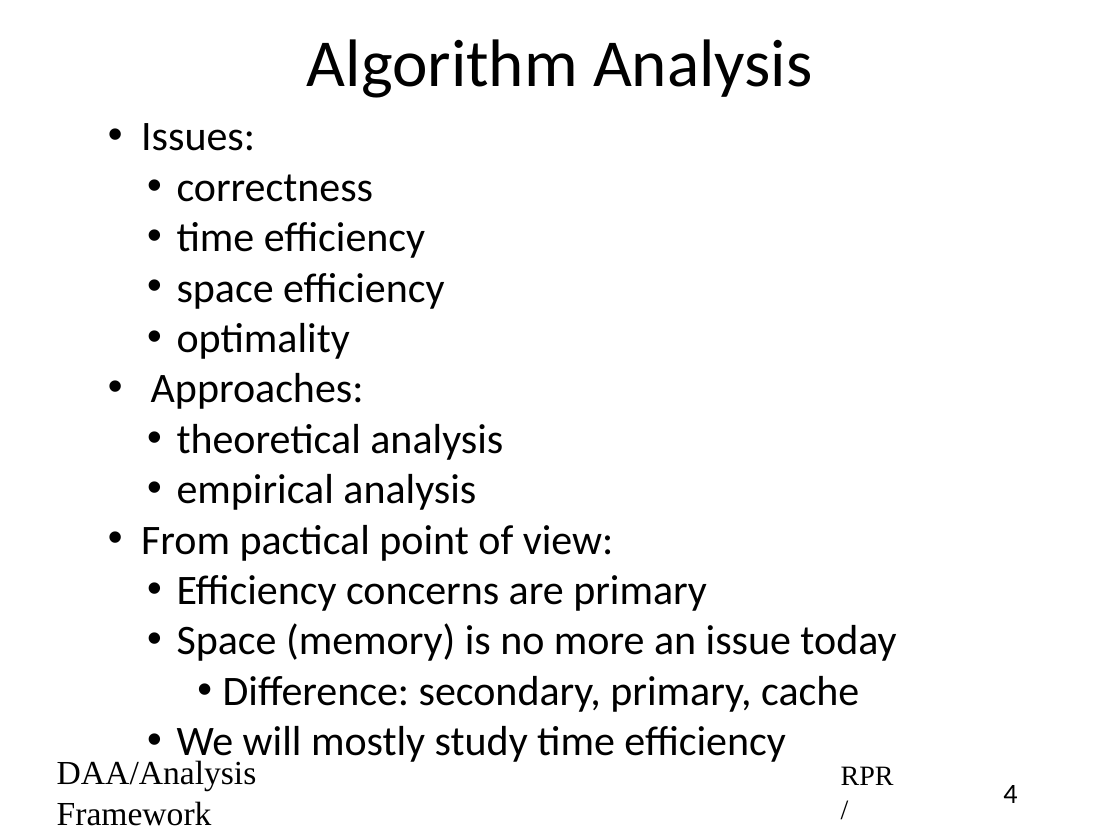
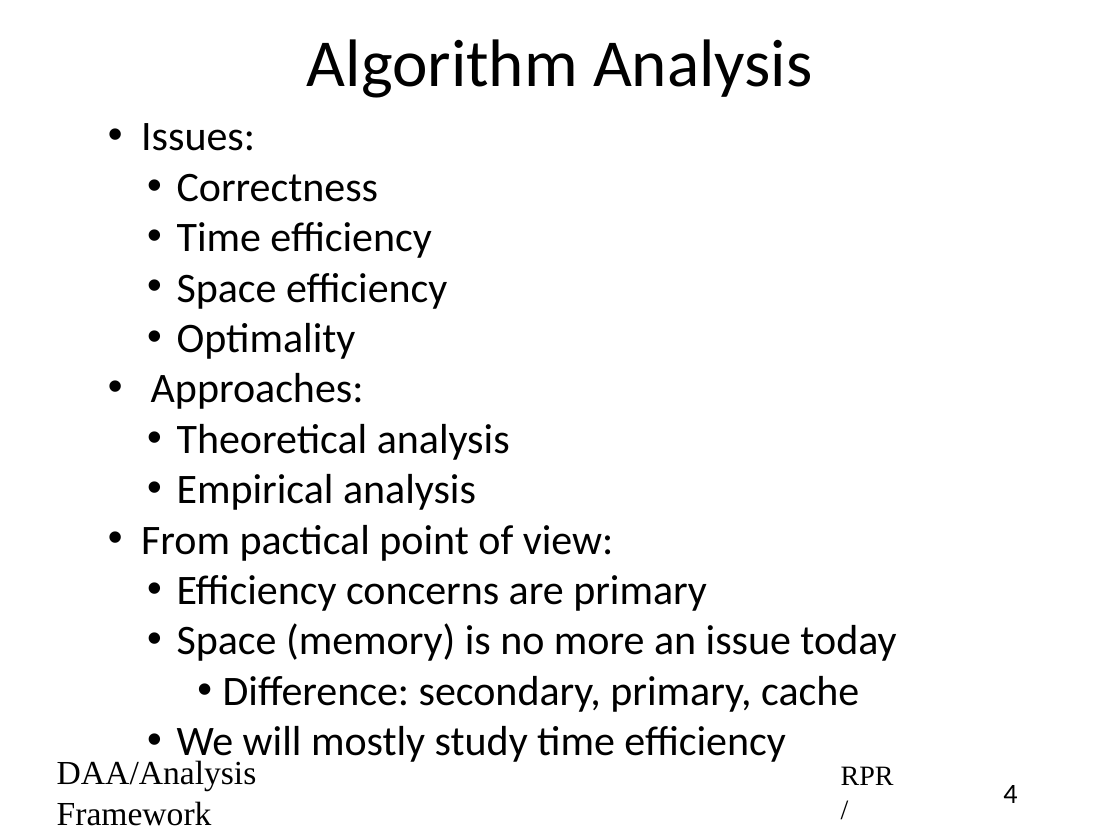
Before and after one commit to rprustagi/2019-17CS43-DAA, a slide deck: slide 4 of Slides-RPR/2019-H1-DAA-L05-Algo-Performance.pptx. Drawn at 1120x840 pixels with LibreOffice and Linux fonts; fonts in the diff are those of the drawing. Boxes give left, top, right and bottom in pixels: in the first picture for what was removed or moved away, otherwise in the second. Text is boxed around its words. In the diff, an @@ line names an element or a change of style, - is before the commit and + after.

```diff
--- a/Slides-RPR/2019-H1-DAA-L05-Algo-Performance.pptx
+++ b/Slides-RPR/2019-H1-DAA-L05-Algo-Performance.pptx
@@ text at <box>177,173,447,359</box>: text changed @@
-  • correctness
-  • time efficiency
-  • space efficiency
-  • optimality
+  • Correctness
+  • Time efficiency
+  • Space efficiency
+  • Optimality
@@ text at <box>177,424,510,510</box>: text changed @@
-  • theoretical analysis
-  • empirical analysis
+  • Theoretical analysis
+  • Empirical analysis
```
Also in this commit, not shown: 8 other slides changed, 25 other files.
